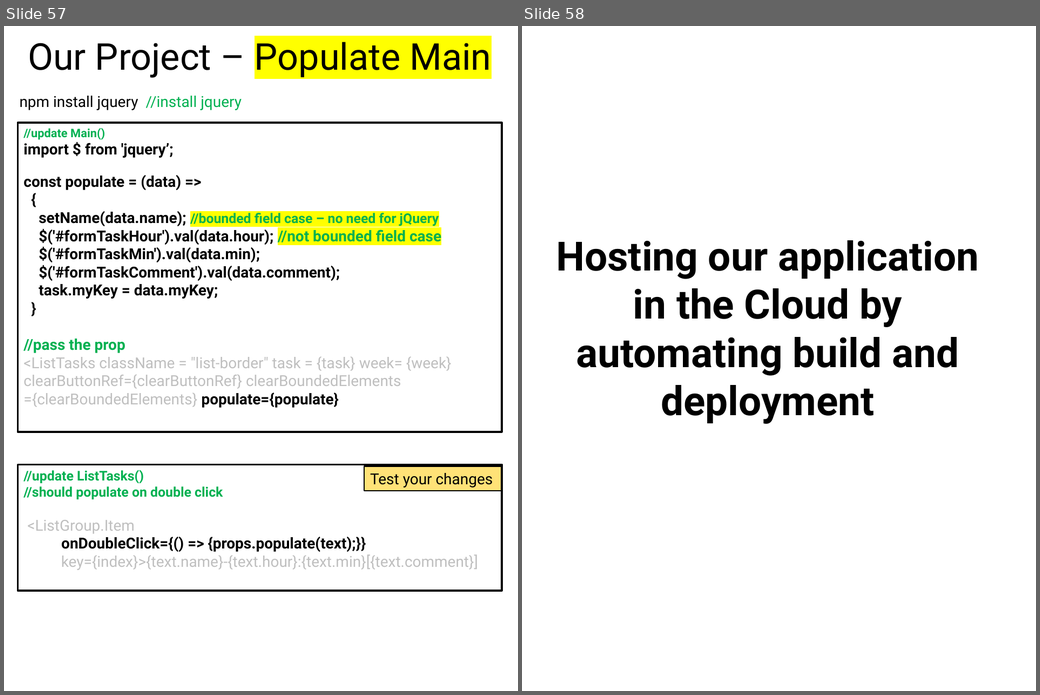
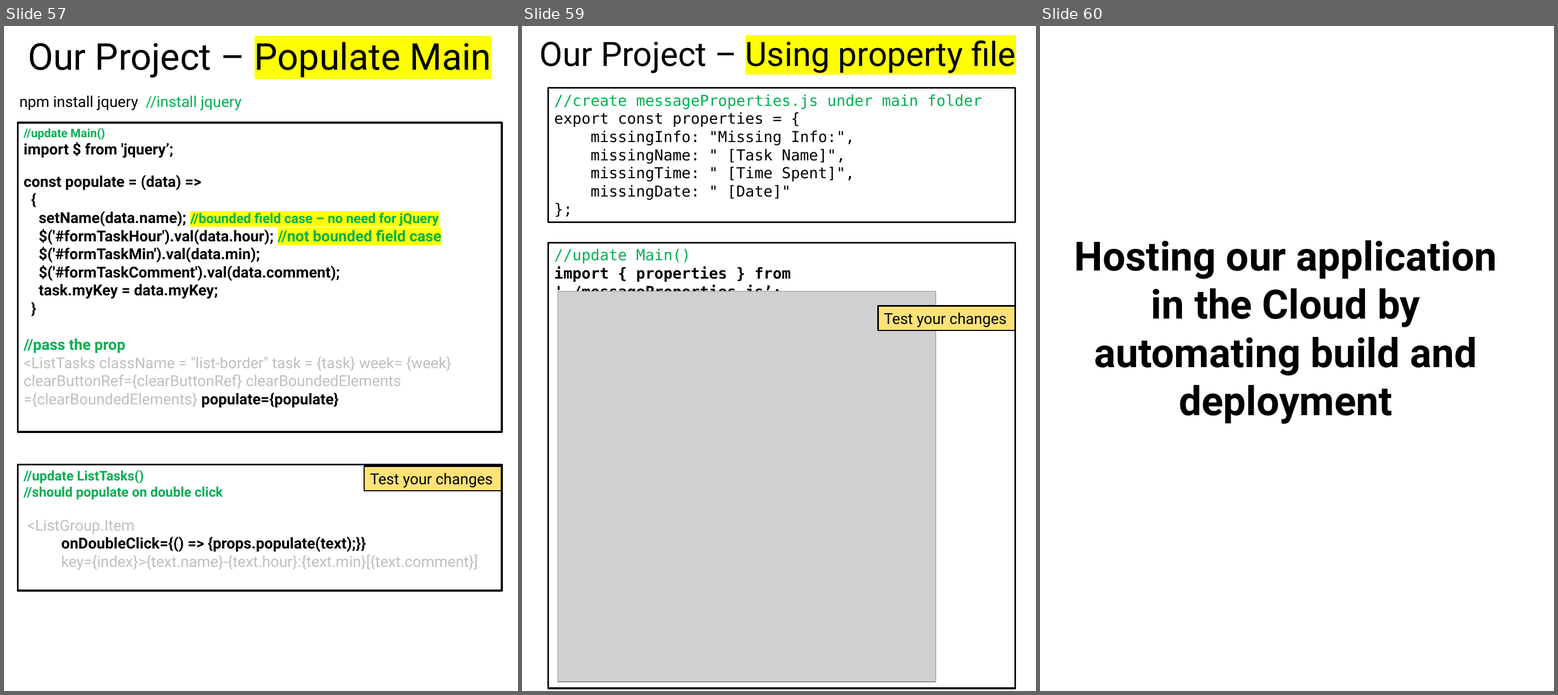
Before and after one commit to scorpion0511/mytracker, a slide deck: doc/React.pptx. Shown side by side, each under a label of ours: slides 57 and 58 before the commit, slides 57, 59 and 60 after it; the slides between them are not shown. The pictures are 1040x695 and 1558x695 pixels, drawn with LibreOffice and Linux fonts; fonts in the diff are those of the drawing; grey boxes stand for pictures. Boxes give left, top, right and bottom in pixels: in the first picture for what was removed or moved away, otherwise in the second. Text is boxed around its words. In the diff, an @@ line names an element or a change of style, - is before the commit and + after.

```diff
--- a/doc/React.pptx
+++ b/doc/React.pptx
@@ slide 59 added at [522, 26, 1036, 691], background #FFFFFF @@
@@ text added at [540, 40, 1016, 74], 40 pt, text #000000 @@
+Our Project – Using property file
@@ rectangle added at [548, 88, 1016, 222], outline #0D0D0D 2.25 pt, 18 pt, text #000000 @@
+//create messageProperties.js under main folder
+export const properties = {
+missingInfo: "Missing Info:",
+missingName: " [Task Name]",
+missingTime: " [Time Spent]",
+missingDate: " [Date]"
+};
@@ rectangle added at [548, 243, 1016, 688], outline #0D0D0D 2.25 pt, 18 pt, text #000000, bold @@
+//update Main()
+import { properties } from './messageProperties.js’;
@@ picture added at [558, 292, 936, 682] @@
@@ rectangle added at [878, 306, 1016, 330], fill #FFE277, outline #000000 1.5 pt, 18 pt, text #000000 @@
+Test your changes
@@ what was slide 58 is now slide 60 @@
```
Also in this commit, not shown: 1 other slide added.
